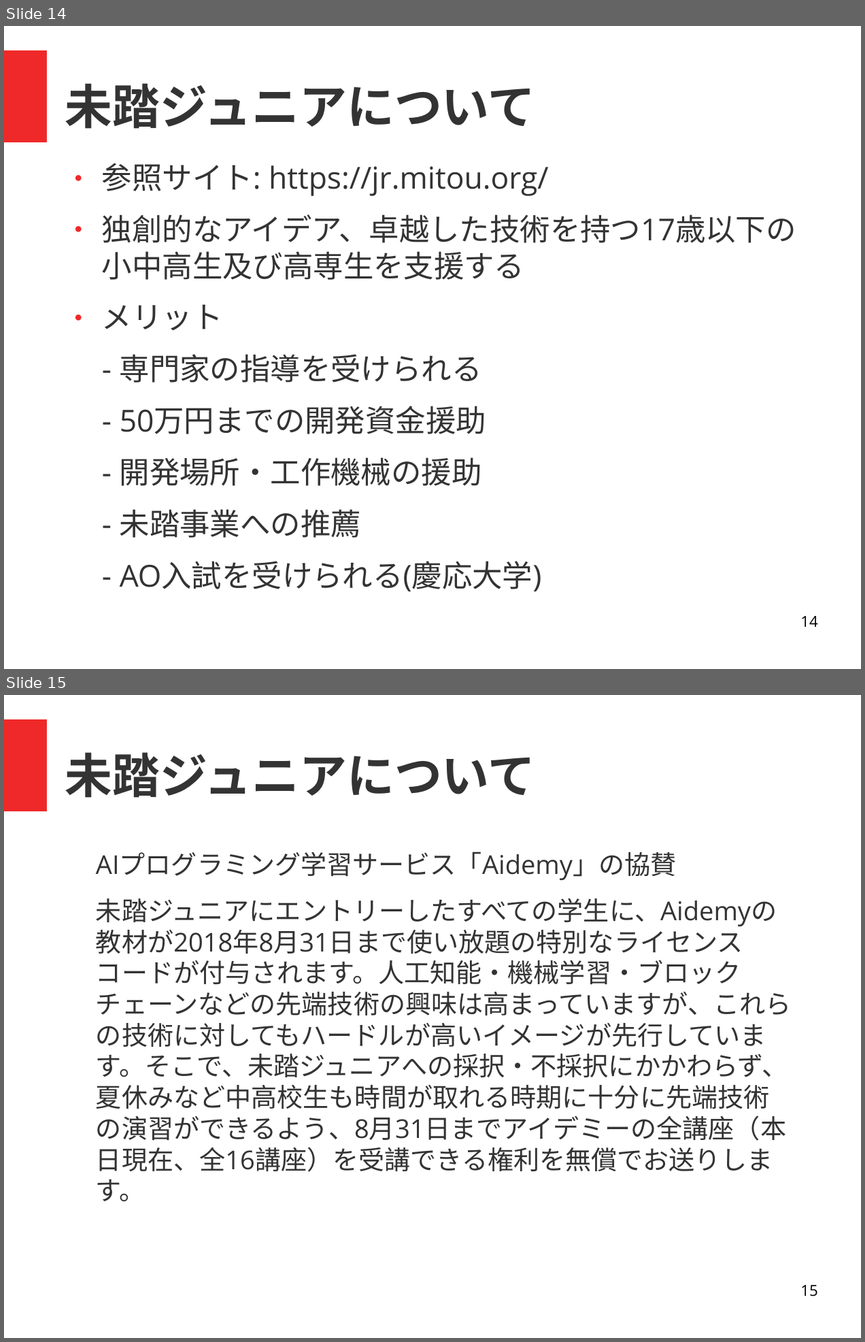
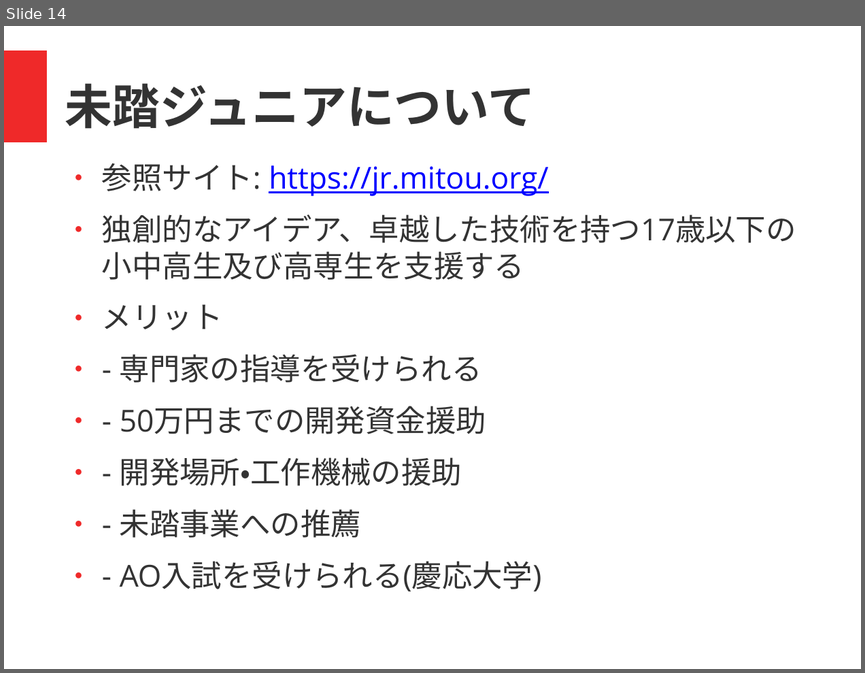
Before and after one commit to coderdojo-nada/resource, a slide deck: guide/coderdojo-nada紹介.odp. Shown one above the other, each under a label of ours: slides 14 and 15 before the commit, slide 14 after it. The pictures are 865x1342 and 865x673 pixels, drawn with LibreOffice and Linux fonts; fonts in the diff are those of the drawing. Boxes give left, top, right and bottom in pixels: in the first picture for what was removed or moved away, otherwise in the second. Text is boxed around its words. In the diff, an @@ line names an element or a change of style, - is before the commit and + after.

```diff
--- a/guide/coderdojo-nada紹介.odp
+++ b/guide/coderdojo-nada紹介.odp
@@ slide 15 removed at [4,695,861,1338], background #FFFFFF; not listed: 1 template element that a slide beside it also shows @@
@@ title removed at [65,752,536,798] @@
-未踏ジュニアについて
@@ text removed at [96,851,791,1202] @@
-AIプログラミング学習サービス「Aidemy」の協賛
-未踏ジュニアにエントリーしたすべての学生に、Aidemyの教材が2018年8月31日まで使い放題の特別なライセンスコードが付与されます。人工知能・機械学習・ブロックチェーンなどの先端技術の興味は高まっていますが、これらの技術に対してもハードルが高いイメージが先行しています。そこで、未踏ジュニアへの採択・不採択にかかわらず、夏休みなど中高校生も時間が取れる時期に十分に先端技術の演習ができるよう、8月31日までアイデミーの全講座（本日現在、全16講座）を受講できる権利を無償でお送りします。
@@ page number removed at [800,1285,817,1296] @@
-15
@@ slide 14 changed as well @@
@@ text at [102,163,548,591]: text colour #333333 to #0000FF, underline on in "https://jr.mitou.org/"; bullet none to ● @@
@@ page number removed at [800,616,817,626] @@
-14
```
Also in this commit, not shown: 13 other slides changed, 5 other files.
